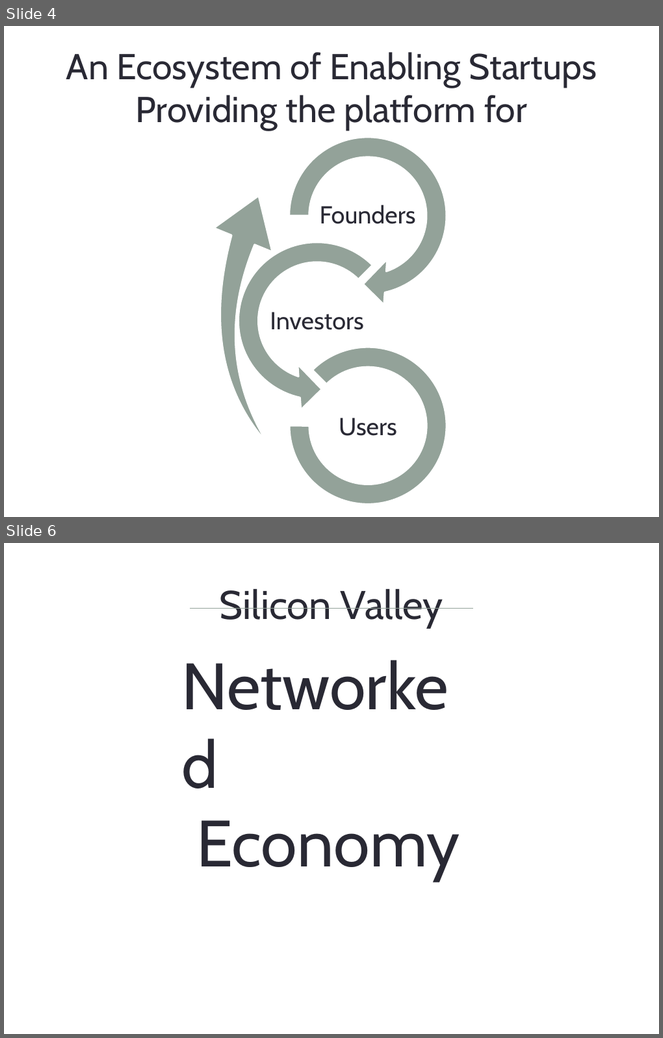
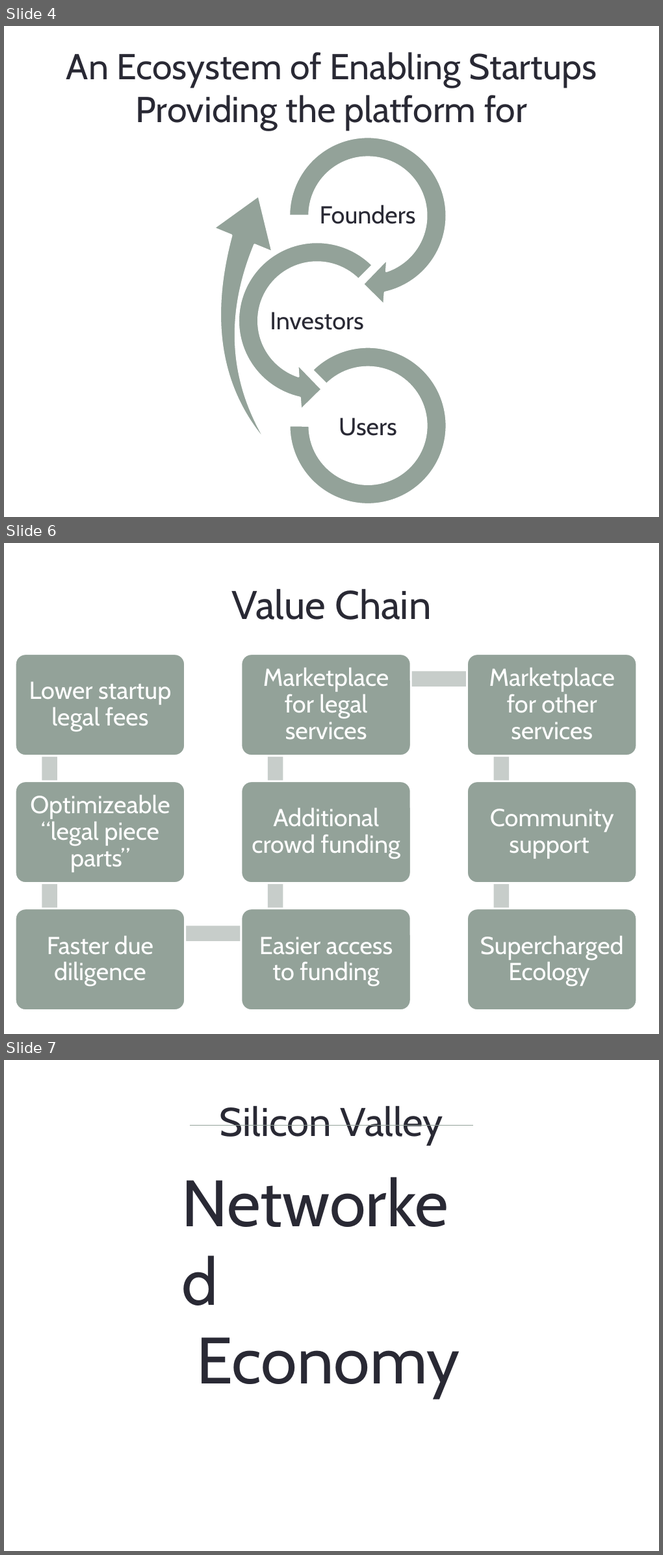
Before and after one commit to HumanDynamics/CodeTheDeal, a slide deck: Demo/Bcology.pptx. Shown one above the other, each under a label of ours: slides 4 and 6 before the commit, slides 4, 6 and 7 after it; the slides between them are not shown. The pictures are 663x1038 and 663x1555 pixels, drawn with LibreOffice and Linux fonts; fonts in the diff are those of the drawing. Boxes give left, top, right and bottom in pixels: in the first picture for what was removed or moved away, otherwise in the second. Text is boxed around its words. In the diff, an @@ line names an element or a change of style, - is before the commit and + after.

```diff
--- a/Demo/Bcology.pptx
+++ b/Demo/Bcology.pptx
@@ slide 6 added at (4,543,659,1034), background #FFFFFF @@
@@ title added at (232,589,431,620), 44 pt, text #292934 @@
+Value Chain
@@ group added at (15,653,637,1011): 9 rounded rectangles, 9 texts, 8 rectangles @@
+Lower startup legal fees
+Optimizeable “legal piece parts”
+Faster due diligence
+Easier access to funding
+Additional crowd funding
+Marketplace for legal services
+Marketplace for other services
+Community support
+Supercharged Ecology
@@ what was slide 6 is now slide 7 @@
```
Also in this commit, not shown: 4 slides changed, 9 other slides added, 3 slides removed.
